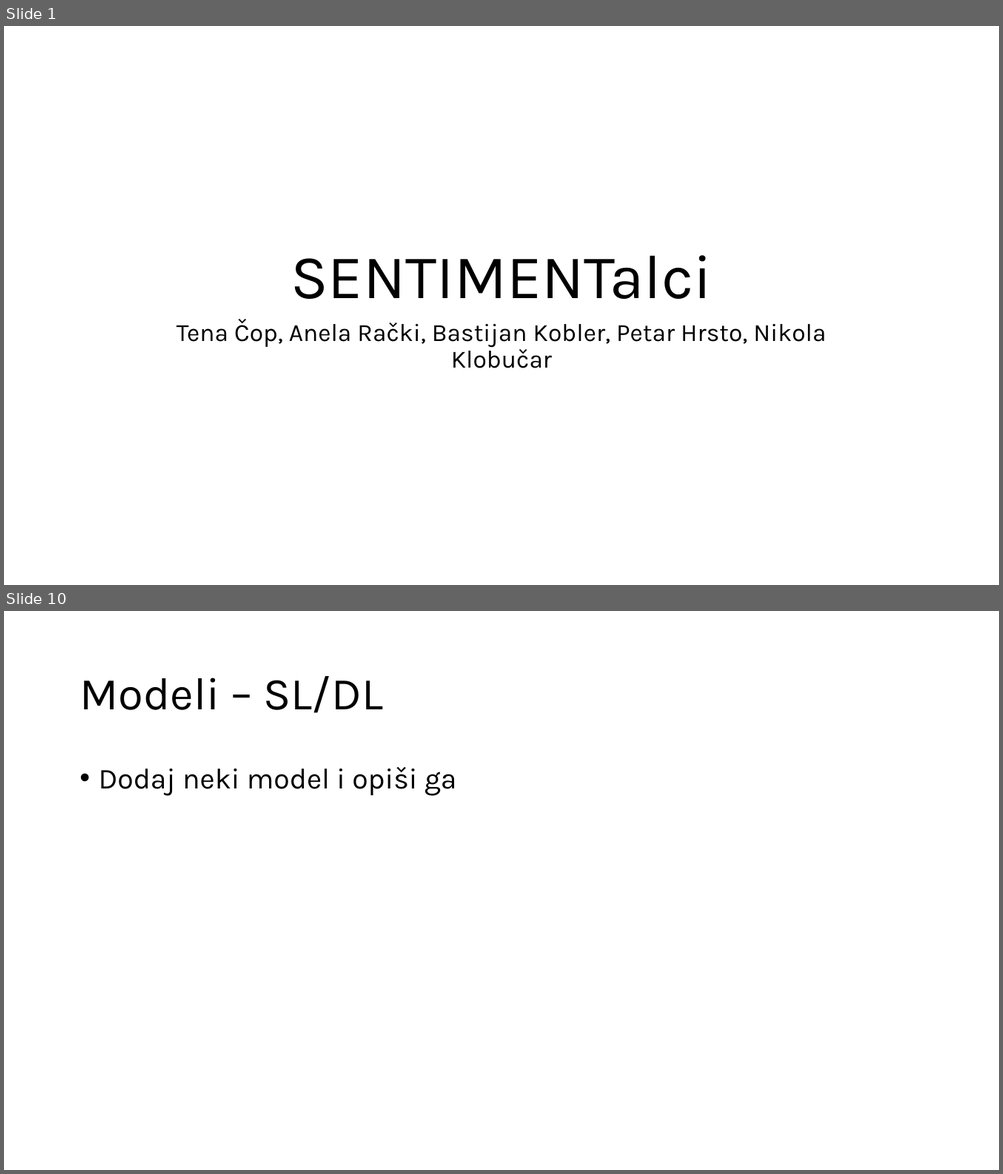
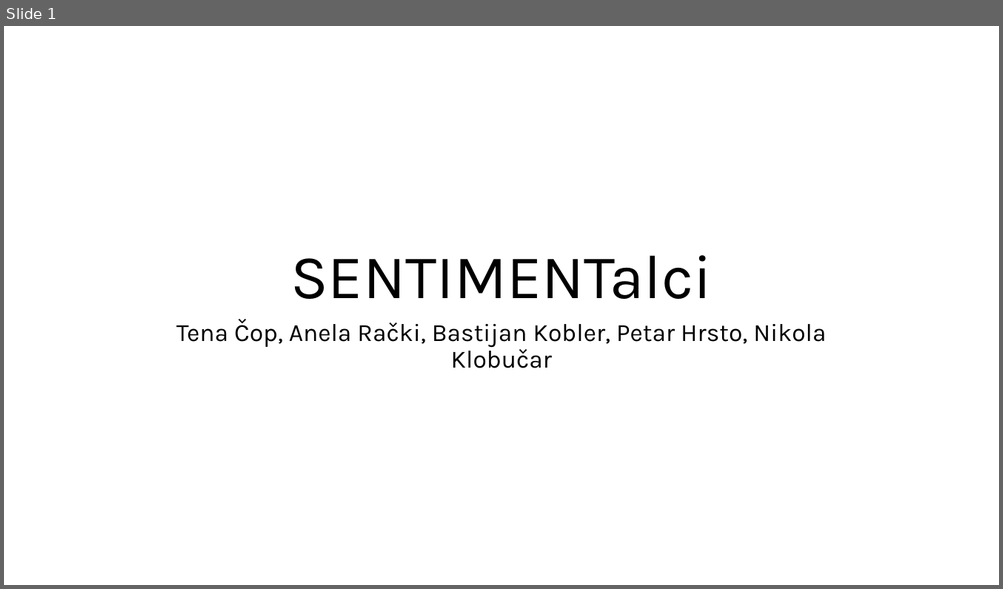
Before and after one commit to Sentimentalci/opjprojekt, a slide deck: SENTIMENTalci.pptx. Shown one above the other, each under a label of ours: slides 1 and 10 before the commit, slide 1 after it; the slides between them are not shown. The pictures are 1003x1174 and 1003x589 pixels, drawn with LibreOffice and Linux fonts; fonts in the diff are those of the drawing. Boxes give left, top, right and bottom in pixels: in the first picture for what was removed or moved away, otherwise in the second. Text is boxed around its words. In the diff, an @@ line names an element or a change of style, - is before the commit and + after.

Commit message:
dodani modeli u prezentaciju

```diff
--- a/SENTIMENTalci.pptx
+++ b/SENTIMENTalci.pptx
@@ slide 10 removed at bbox=[4, 611, 999, 1170], background #FFFFFF @@
@@ title removed at bbox=[79, 676, 383, 713] @@
-Modeli – SL/DL
@@ text removed at bbox=[99, 767, 457, 796] @@
-• Dodaj neki model i opiši ga
```
Also in this commit, not shown: 3 slides changed, 3 slides added, 3 other slides removed, 3 other files.
